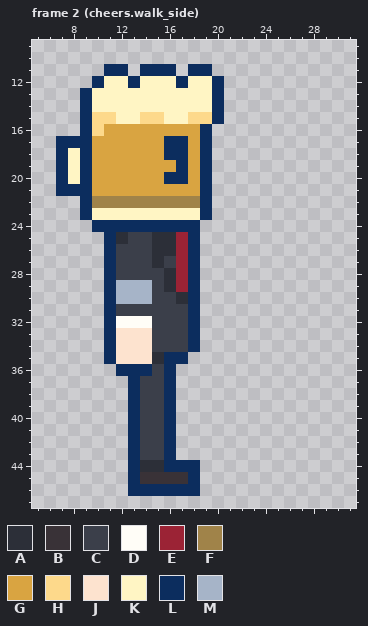
Pixel-art file -- art-src/characters/cheers.aseprite. The picture above was drawn from the file before the commit.
32x48 pixels, 9 frames. Shown: frame 2 (cheers.walk_side): x 5..31, y 9..47. The commit also changed other frames, which this record leaves out.
Palette (. is transparent): A #2c2f38  B #393237  C #3b3f4a  D #fffdf7  E #9b2335  F #a08349  G #d9a441  H #fdd98b  J #fde3cf  K #fff5c4  L #0c2d5e  M #a6b4c8
Pixels before, frame 2 (cheers.walk_side), first column x 7:
11 ....LL.LLL.LL.
12 ...LKKLKKKLKKL
13 ..LKKKKKKKKKKL
14 ..LKKKKKKKKKKL
15 ..LHHKKHHKKHHL
16 ..LHGGGGGGGGL.
17 LLLGGGGGGLLGL.
18 LKLGGGGGGLLGL.
19 LKLGGGGGGGLGL.
20 LKLGGGGGGLLGL.
21 LLLGGGGGGGGGL.
22 ..LFFFFFFFFFL.
23 ..LKKKKKKKKKL.
24 ...LLLLLLLLL..
25 ....LACCAAEL..
26 ....LCCCAAEL..
27 ....LCCCACEL..
28 ....LCCCCAEL..
29 ....LMMMCAEL..
30 ....LMMMCCAL..
31 ....LCCCCCCL..
32 ....LDDDCCCL..
33 ....LJJJCCCL..
34 ....LJJJCCCL..
35 ....LJJJALL...
36 .....LLLCL....
37 ......LCCL....
38 ......LCCL....
39 ......LCCL....
40 ......LCCL....
41 ......LCCL....
42 ......LCCL....
43 ......LCCL....
44 ......LAALLL..
45 ......LBBBBL..
46 ......LLLLLL..
After:
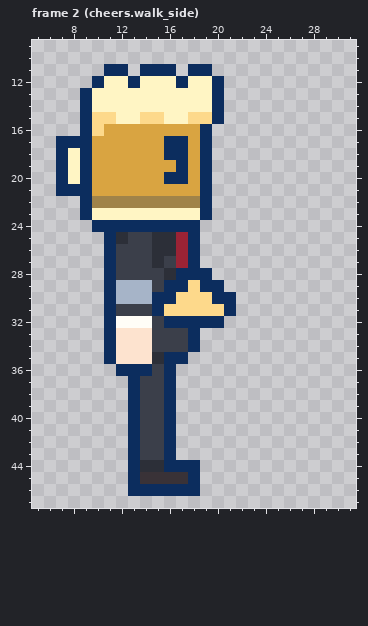
From old to new:
Frame 2 (cheers.walk_side):
The edit adds colour H in row 30 at x 19; in row 31 at x 19 to 20.
Colour A gives way to colour H in row 30 at x 17.
Colour C gives way to colour H in row 31 at x 16 to 17.
Colour L gives way to colour H in rows 29 to 31 at x 18.
The edit adds colour L in row 28 at x 19; in row 29 at x 19 to 20; in row 30 at x 20 to 21; in row 31 at x 21; in row 32 at x 19 to 20.
Colour A gives way to colour L in row 29 at x 16.
Colour C gives way to colour L in row 30 at x 15 to 16; in row 31 at x 15; in row 32 at x 16 to 17.
Colour E gives way to colour L in rows 28 to 29 at x 17.
Boxes around the changes in both pictures, in picture pixels (x1, y1, x2, y2):
changed: (152, 268, 236, 328)
